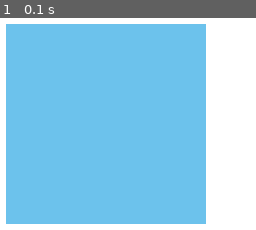
Above: before the commit, frame 1.
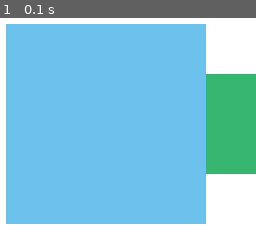
Above: after the commit, the same moment.

Repository: castrocristiano/pygame_hello
Game: pygame game, started from pygame_hello.py
The game is run twice, just before and just after one commit, with the same random seed, the same clock (stepped at 60 frames per second) and the same inputs.
Inputs:
- Up to frame 1 (0.1 s): no input

The runs differ from the first frame. In frame 1, 9.2% of the frame differs, in the area x 80-100%, y 26-74%.

Commit message:
Criando segunda superfice

Diff:
--- a/pygame_hello.py
+++ b/pygame_hello.py
@@ -2,26 +2,48 @@
 
 
 def main():
+    #I niciando a lib Pygame
     pygame.init()
+    # Definindo o título da janela
     pygame.display.set_caption("Iniciando com Pygame")
+    # Definindo o tamanho da janela
     tela = pygame.display.set_mode([300, 300])
+    '''
+        Definindo o clock da tela.
+        O clock (relógio) define quantos frames por segundo será o intervalo de atualização da tela
+    '''
     relogio = pygame.time.Clock()
+    # Variável para controlar o evento de sair
     sair = False
+    # Variáveis que contém a definição de cores
     cor_branca = (255, 255, 255)
     cor_azul = (108, 194, 236)
-    cor_verde = (152, 231, 114)
-    sup = pygame.Surface((200, 200))
-    sup.fill(cor_azul)
-
+    cor_verde = (54, 182, 112)
+    '''
+        Criando uma superfice que terá a cor azul.
+        Os parâmetros definem a área ocupada pela superfice.
+        Neste caso, ela ocupará 200 x 200 pixels
+    '''
+    sup_azul = pygame.Surface((200, 200))
+    sup_azul.fill(cor_azul)
+    # Mesmo caso anterior, mas esta superfice será verde
+    sup_verde = pygame.Surface((100, 100))
+    sup_verde.fill(cor_verde)
+    # Mantém a tela aberta até clicar no botão de fechar.
     while sair == False:
         for event in pygame.event.get():
             if event.type == pygame.QUIT:
                 sair = True
+        # Aqui o relógio define que a tela atualizará a 27 frames por segundo
         relogio.tick(27)
+        # Define a cor de fundo da tela como branca
         tela.fill(cor_branca)
-        tela.blit(sup, [50, 50])
-
+        # Coloca as superfices na tela nas respectivas posições
+        tela.blit(sup_azul, [50, 50])
+        tela.blit(sup_verde, [250, 100])
+        # Atualiza a tela
         pygame.display.update()
+    # Encerra
     pygame.quit()
 
 
